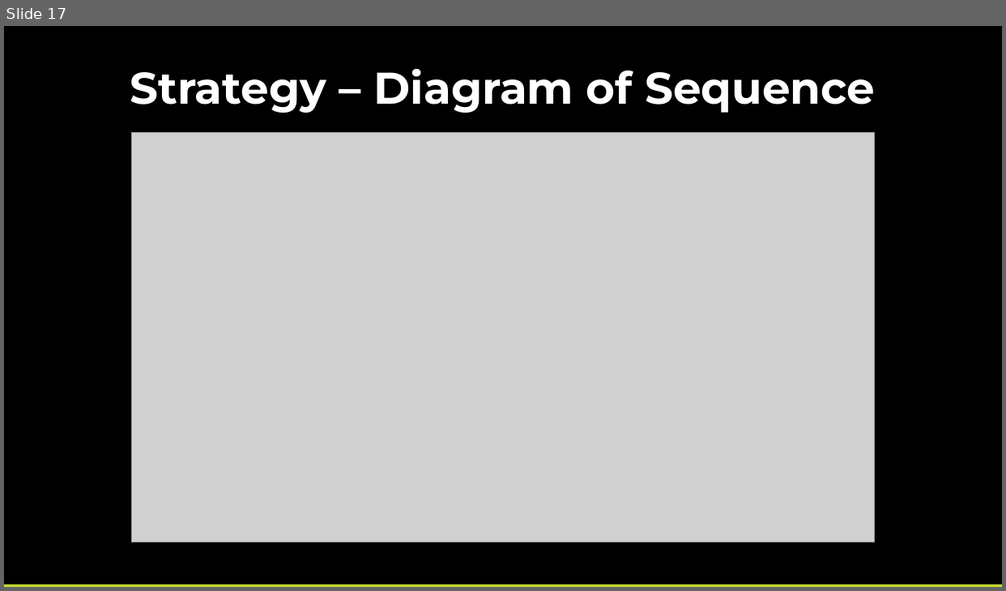
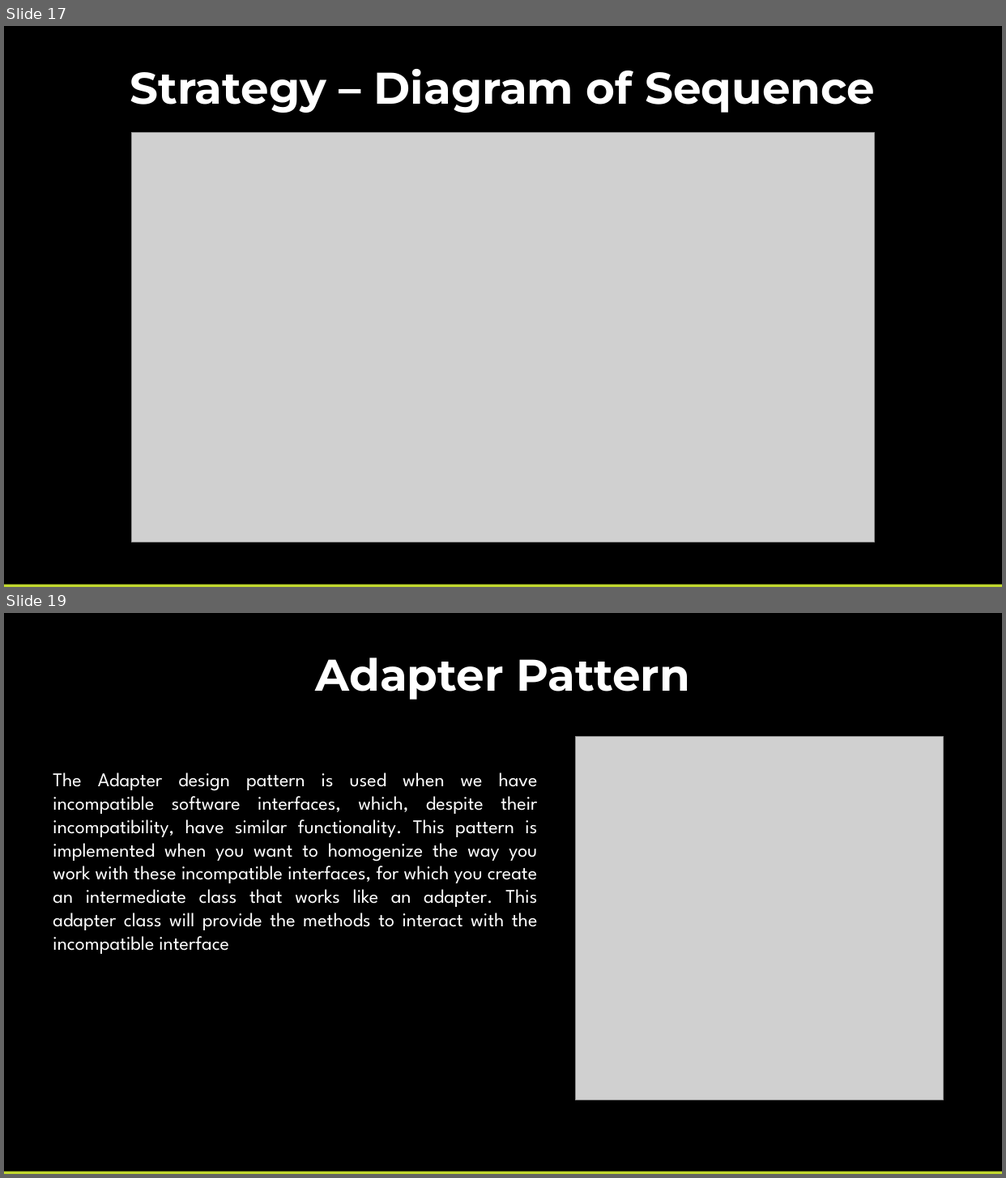
Before and after one commit to pcastellanos/TeamTraining, a slide deck: Design Patterns/Design Patterns.pptx. Shown one above the other, each under a label of ours: slide 17 before the commit, slides 17 and 19 after it; the slides between them are not shown. The pictures are 1006x591 and 1006x1178 pixels, drawn with LibreOffice and Linux fonts; fonts in the diff are those of the drawing; grey boxes stand for pictures. Boxes give left, top, right and bottom in pixels: in the first picture for what was removed or moved away, otherwise in the second. Text is boxed around its words. In the diff, an @@ line names an element or a change of style, - is before the commit and + after.

Commit message:
Adapter code

```diff
--- a/Design Patterns/Design Patterns.pptx
+++ b/Design Patterns/Design Patterns.pptx
@@ slide 19 added at (x1=4, y1=613, x2=1002, y2=1174), background #000000 @@
@@ text added at (x1=315, y1=658, x2=690, y2=700), 32 pt, text #FFFFFF, bold @@
+Adapter Pattern
@@ picture added at (x1=575, y1=737, x2=943, y2=1101) @@
@@ text added at (x1=53, y1=773, x2=538, y2=954), 14 pt, text #FFFFFF @@
+The Adapter design pattern is used when we have incompatible software interfaces, which, despite their incompatibility, have similar functionality. This pattern is implemented when you want to homogenize the way you work with these incompatible interfaces, for which you create an intermediate class that works like an adapter. This adapter class will provide the methods to interact with the incompatible interface
@@ rectangle added at (x1=4, y1=1172, x2=1002, y2=1174), fill #C1D82F @@
```
Also in this commit, not shown: 3 other slides added, 11 other files.
